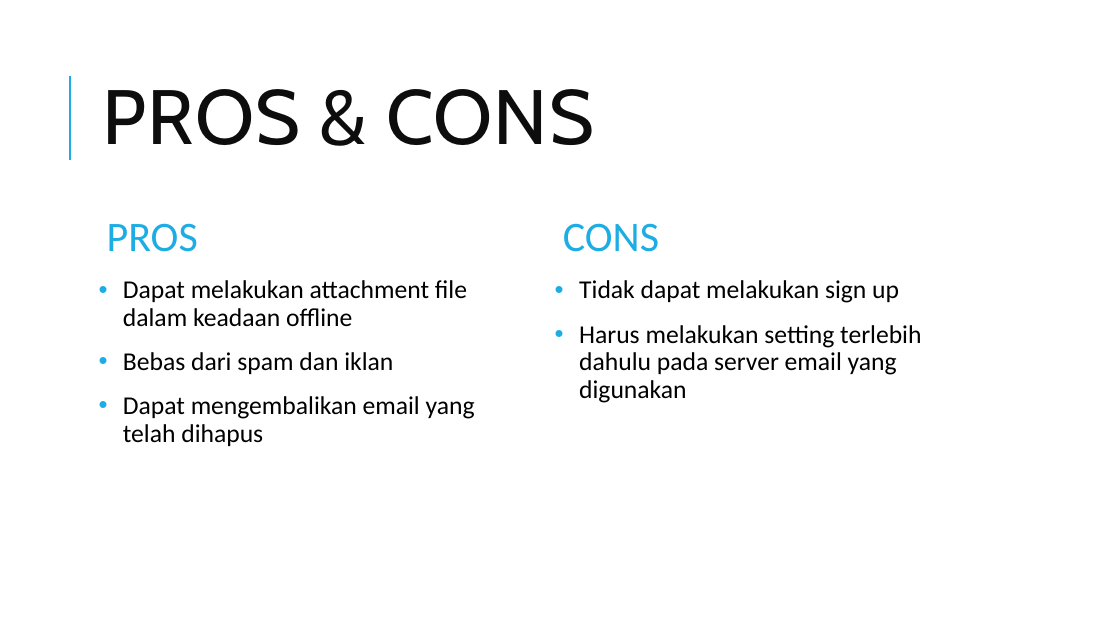
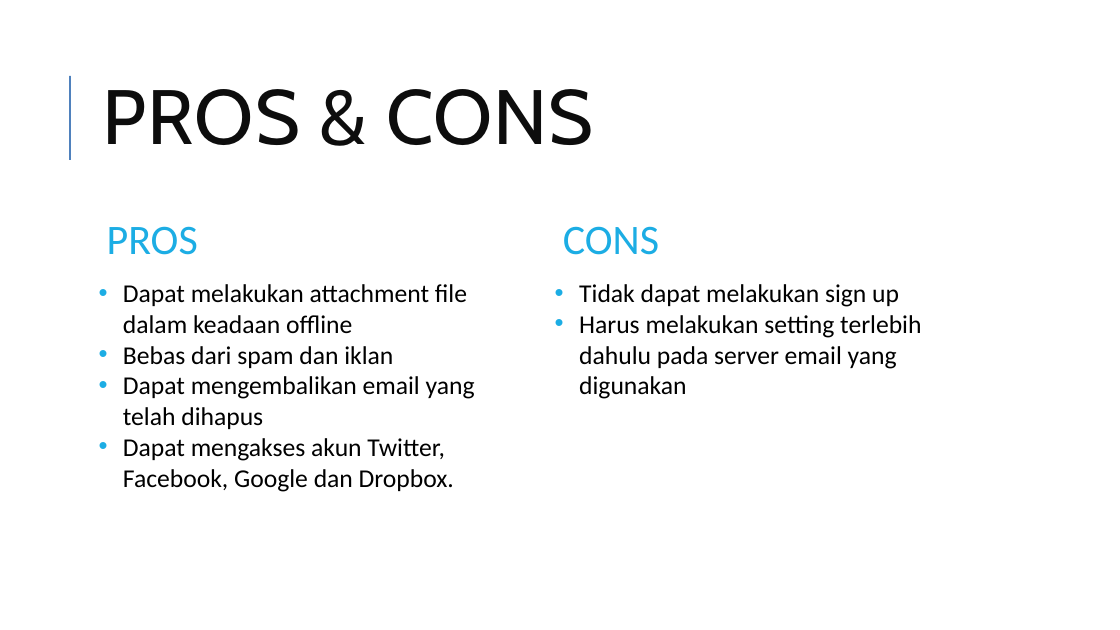
Before and after one commit to amaliyahfatman/komdat-93, a slide deck: slide 5 of KOMDAT.pptx. Drawn at 1120x630 pixels with LibreOffice and Linux fonts; fonts in the diff are those of the drawing. Boxes give left, top, right and bottom in pixels: in the first picture for what was removed or moved away, otherwise in the second. Text is boxed around its words. In the diff, an @@ line names an element or a change of style, - is before the commit and + after.

```diff
--- a/KOMDAT.pptx
+++ b/KOMDAT.pptx
@@ line (70, 160) - (70, 76): stroke #1CADE4 1.5 pt to #4F81BD 1.5 pt @@
@@ text "PROS" at (x1=107, y1=226, x2=198, y2=255): line spacing 0.9 to 1 @@
@@ text "CONS" at (x1=563, y1=226, x2=659, y2=255): line spacing 0.9 to 1 @@
@@ text at (x1=123, y1=284, x2=475, y2=429): line spacing 0.9 to 1; less space between paragraphs @@
@@ text "Tidak dapat melakukan sign up" at (x1=579, y1=284, x2=921, y2=399): line spacing 0.9 to 1; less space between paragraphs @@
@@ text at (x1=123, y1=438, x2=454, y2=492): paragraph added @@
+• Dapat mengakses akun Twitter, Facebook, Google dan Dropbox.
```
Also in this commit, not shown: 5 other slides changed, 1 other file.
